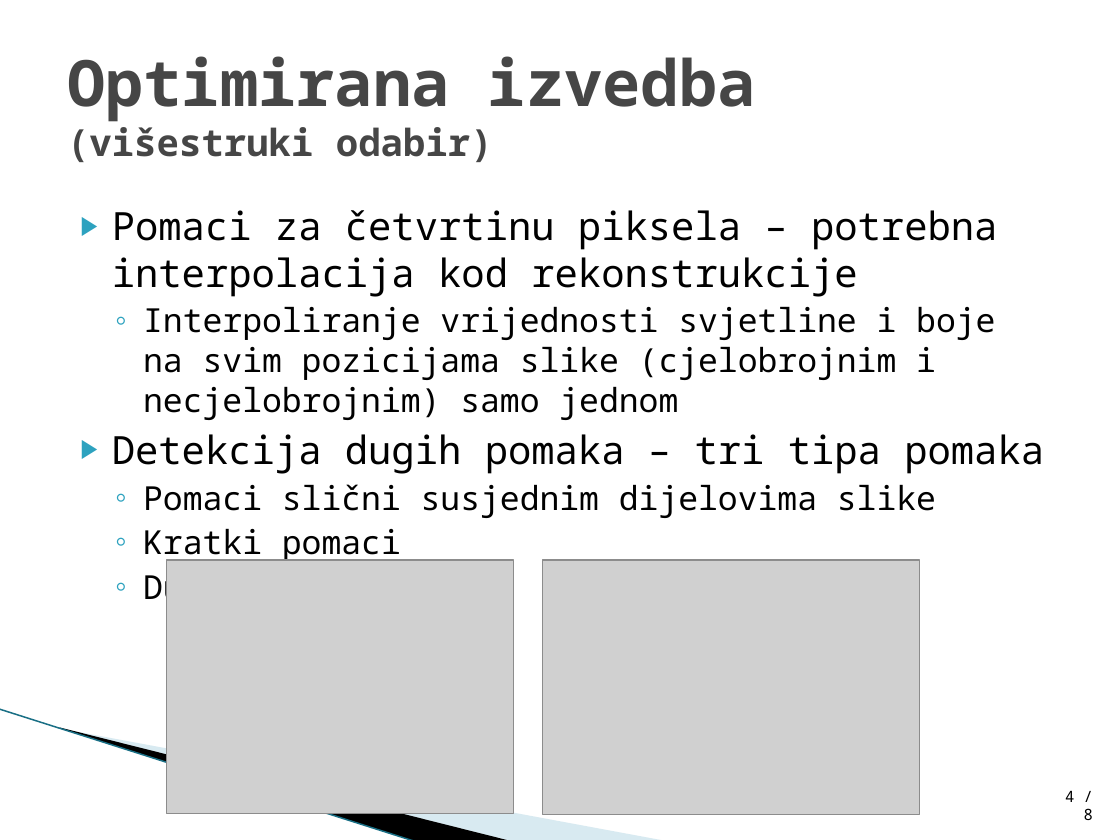
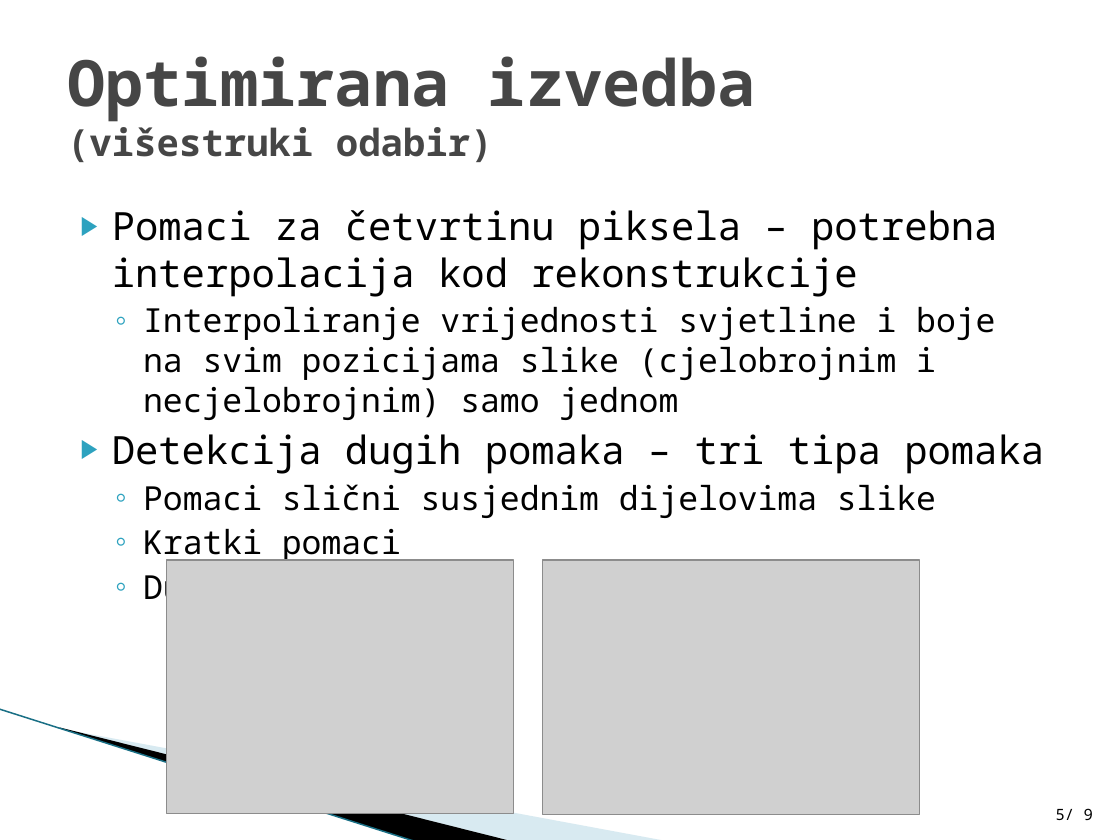
Before and after one commit to zoltanmaric/h264-fer, a slide deck: slide 6 of Dokumenti/Davor/Inter predikcija.pptx (slide 5 before the commit). Drawn at 1120x840 pixels with LibreOffice and Linux fonts; fonts in the diff are those of the drawing; grey boxes stand for pictures; background and template pictures are left out. Boxes give left, top, right and bottom in pixels: in the first picture for what was removed or moved away, otherwise in the second. Text is boxed around its words. In the diff, an @@ line names an element or a change of style, - is before the commit and + after.

```diff
--- a/Dokumenti/Davor/Inter predikcija.pptx
+++ b/Dokumenti/Davor/Inter predikcija.pptx
@@ text at (x1=1056, y1=808, x2=1093, y2=820): text changed @@
-4 / 8
+5/ 9
```
Also in this commit, not shown: 6 other slides changed, 1 slide added.
